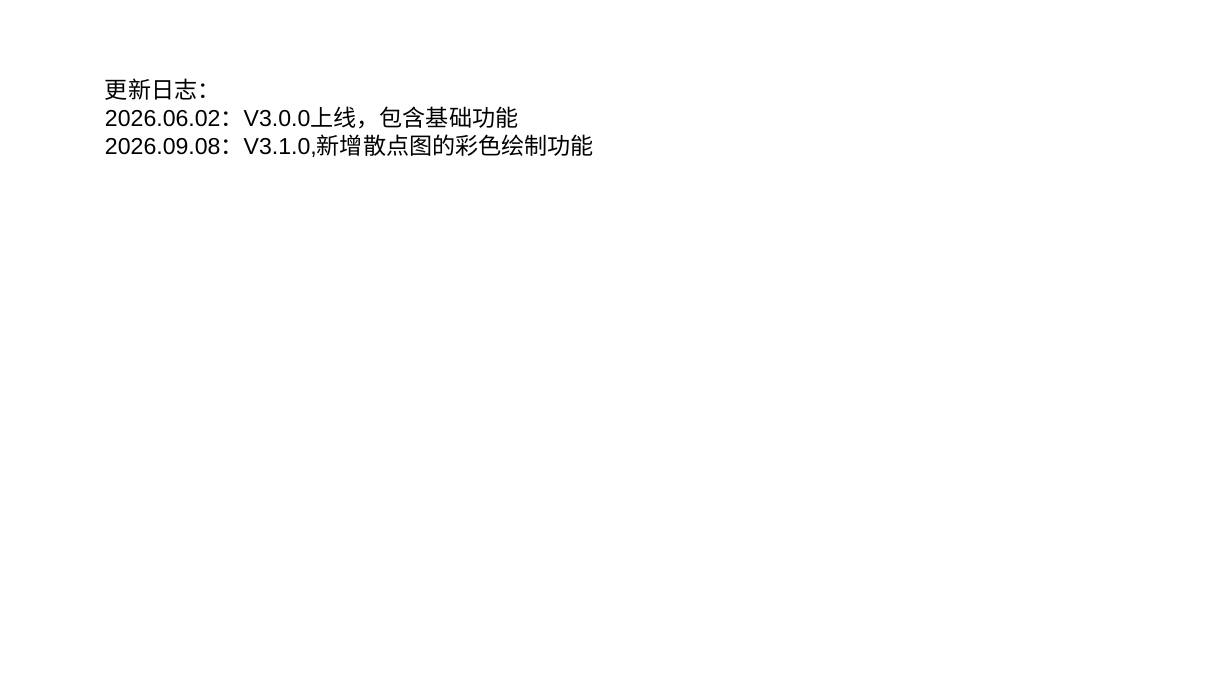
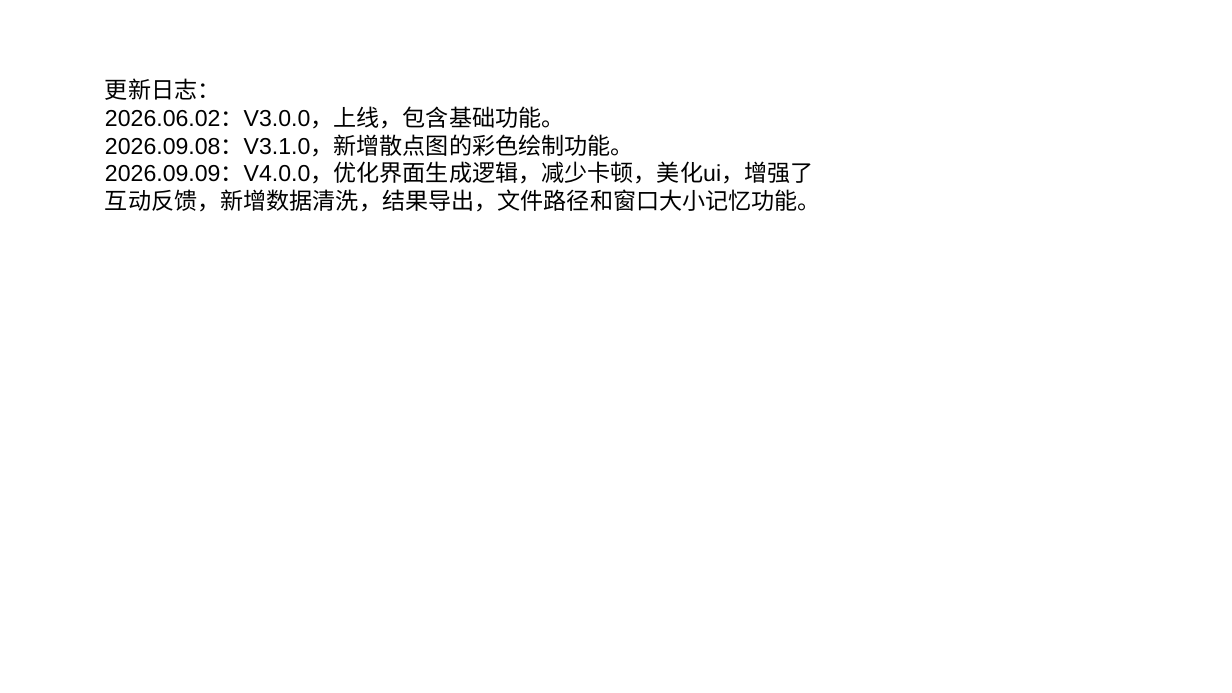
Before and after one commit to yhz200709/data_analysis_tool, a slide deck: slide 7 of README.pptx. Drawn at 1232x693 pixels with LibreOffice and Linux fonts; fonts in the diff are those of the drawing. Boxes give left, top, right and bottom in pixels: in the first picture for what was removed or moved away, otherwise in the second. Text is boxed around its words. In the diff, an @@ line names an element or a change of style, - is before the commit and + after.

```diff
--- a/README.pptx
+++ b/README.pptx
@@ text at (x1=105, y1=108, x2=821, y2=212): text changed @@
-2026.06.02：V3.0.0上线，包含基础功能
-2026.09.08：V3.1.0,新增散点图的彩色绘制功能
+2026.06.02：V3.0.0，上线，包含基础功能。
+2026.09.08：V3.1.0，新增散点图的彩色绘制功能。
+2026.09.09：V4.0.0，优化界面生成逻辑，减少卡顿，美化ui，增强了互动反馈，新增数据清洗，结果导出，文件路径和窗口大小记忆功能。
```
